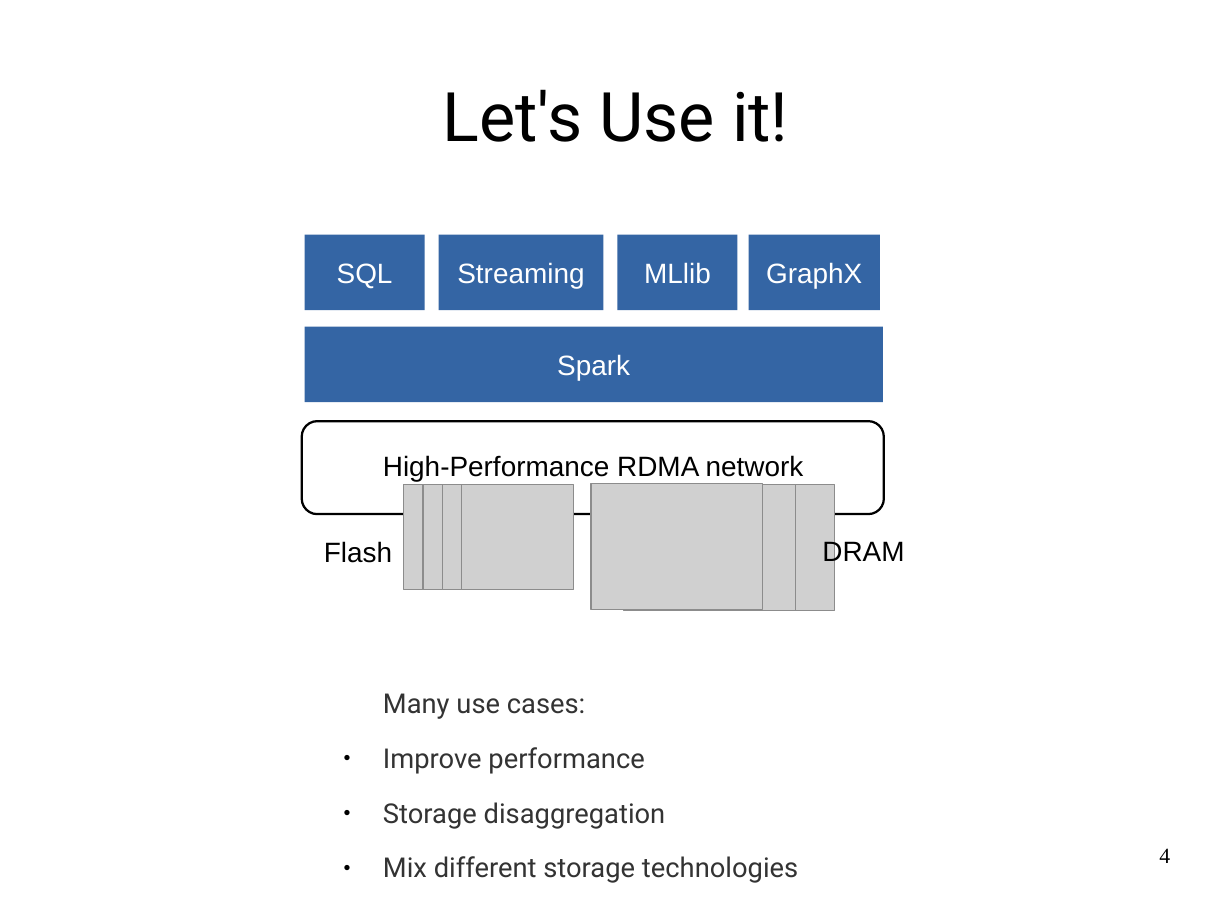
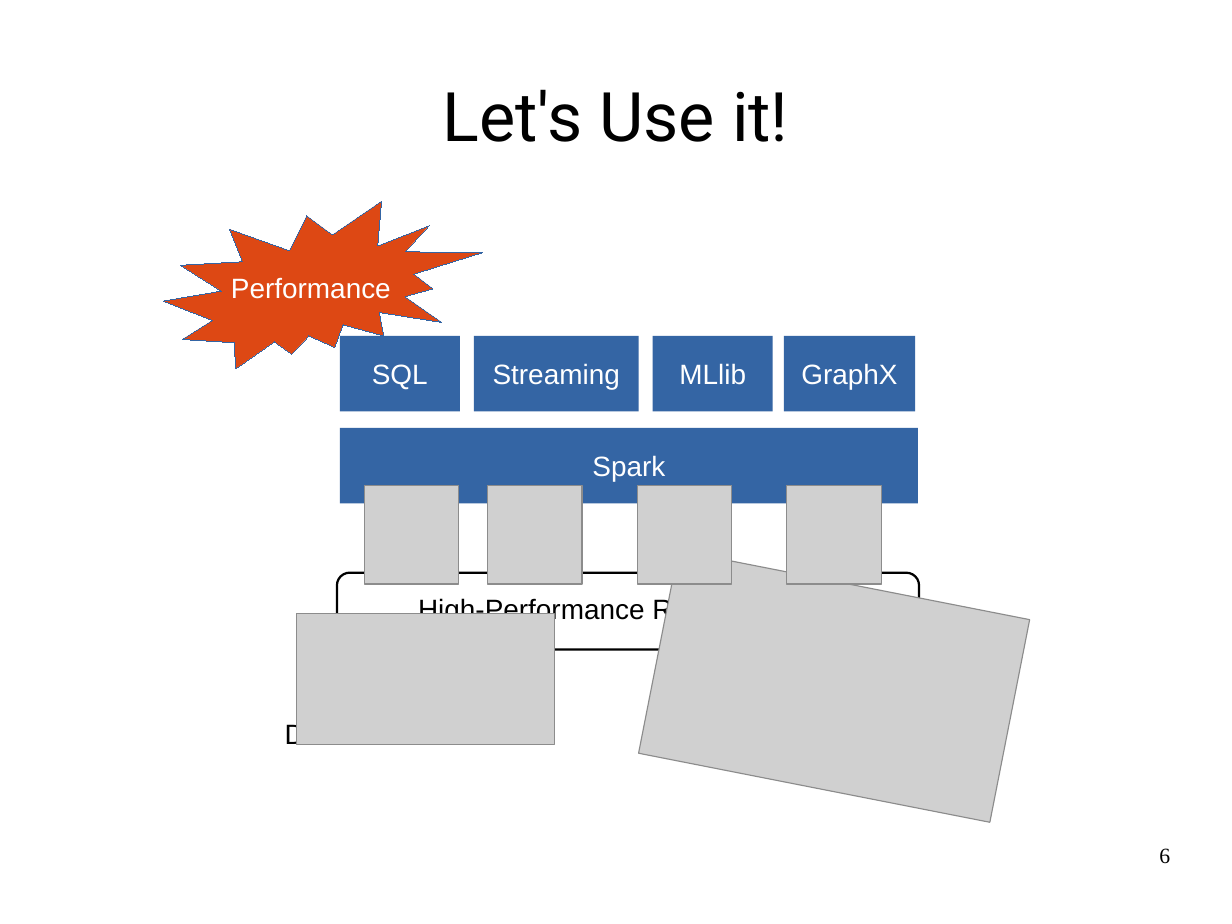
Before and after one commit to huangyibo/spark-summit-17, a slide deck: slide 6 of crail-spark-summit.odp (slide 4 before the commit). Drawn at 1232x924 pixels with LibreOffice and Linux fonts; fonts in the diff are those of the drawing; grey boxes stand for pictures. Boxes give left, top, right and bottom in pixels: in the first picture for what was removed or moved away, otherwise in the second. Text is boxed around its words. In the diff, an @@ line names an element or a change of style, - is before the commit and + after.

```diff
--- a/crail-spark-summit.odp
+++ b/crail-spark-summit.odp
@@ irregular seal added at (x1=163, y1=201, x2=482, y2=369), fill #DD4814, outline #3465A4 0 pt, 18 pt, text #FFFFFF @@
+Performance
@@ 5 rectangles moved together from (x1=305, y1=235, x2=883, y2=402) to (x1=340, y1=337, x2=918, y2=504) @@
@@ picture removed at (x1=443, y1=484, x2=555, y2=589) @@
@@ rotation 0 to 270 degrees in 4 elements at (x1=487, y1=486, x2=582, y2=584), (x1=637, y1=486, x2=732, y2=584), (x1=364, y1=486, x2=459, y2=584), (x1=786, y1=486, x2=882, y2=584) @@
@@ text removed at (x1=324, y1=541, x2=392, y2=563) @@
-Flash
@@ picture at (x1=639, y1=551, x2=1029, y2=823): rotation 0 to 11 degrees @@
@@ text "High-Performance RDMA network" rewrapped from (x1=383, y1=455, x2=804, y2=481) to (x1=418, y1=597, x2=734, y2=624) @@
@@ rounded rectangle resized from (x1=302, y1=421, x2=884, y2=514) to (x1=337, y1=572, x2=919, y2=650) @@
@@ picture resized from (x1=424, y1=485, x2=536, y2=590) to (x1=297, y1=614, x2=556, y2=745) @@
@@ text "DRAM" moved from (x1=822, y1=539, x2=904, y2=566) to (x1=285, y1=722, x2=367, y2=749) @@
@@ text removed at (x1=383, y1=693, x2=798, y2=883) @@
-Many use cases:
-● Improve performance
-● Storage disaggregation
-● Mix different storage technologies
@@ page number at (x1=1159, y1=848, x2=1170, y2=864): text changed @@
-4
+6
```
Also in this commit, not shown: 2 other slides changed, 4 slides added, 1 slide removed.
